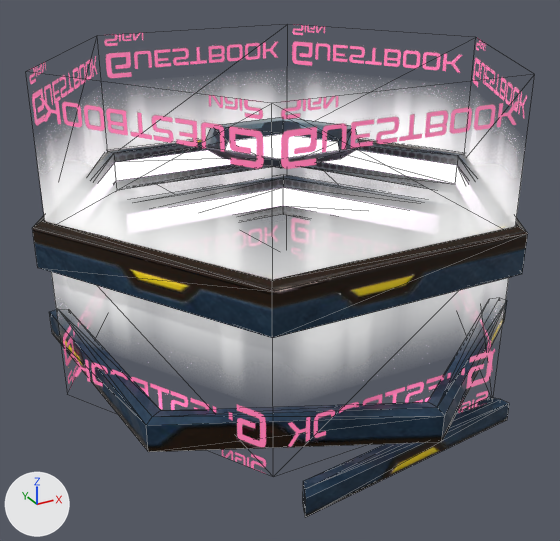
A saved change to the glTF model ABM_UnityProject/External/ABM_01_Museum/unity_assets/entity14568.gltf.
Before and after are seen from a 50 mm camera at (-10.37, -18.74, 5.5) aimed at (-0.48, -0.75, -3.49). Every picture has the same lights, and +X, +Y and +Z are marked at lower left. Mesh edges are drawn as thin lines. Where no turn or scale is listed for an object, it has been applied to the vertices. Vertices at the same position are counted once.

The first picture shows 'node_Museum_Hex_Propeler_01_Gear_0', 'node_Museum_Hex_Propeler_01_Gear_1', 'node_Museum_Hex_Propeler_01_Gear_2', 'node_Museum_Hex_Propeler_01_Gear_3', 'node_Museum_Hex_Propeler_01_a (3)', 'node_Museum_Hex_Propeler_Fade'.
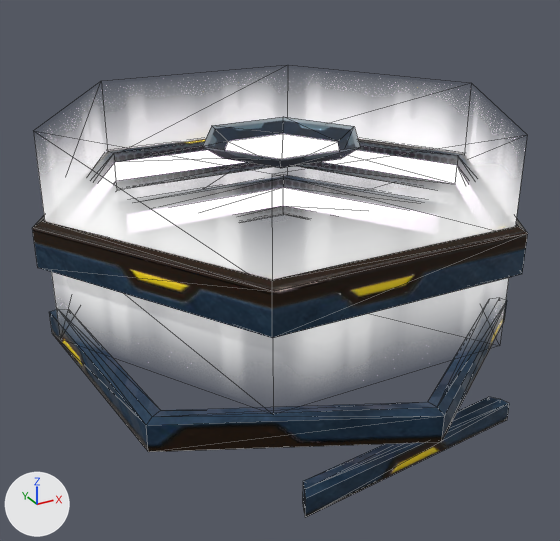
Patch to the scene script:
```diff
--- a/ABM_UnityProject/External/ABM_01_Museum/unity_assets/entity14568.gltf.py
+++ b/ABM_UnityProject/External/ABM_01_Museum/unity_assets/entity14568.gltf.py
@@ me_mesh_museum_hex_propeler_fade_10128museum_hex_propeler_fade @@
 # used by ob_node_museum_hex_propeler_fade; location = (0.0, 0.0, 2.45)
-me_mesh_museum_hex_propeler_fade_10128museum_hex_propeler_fade.from_pydata(...)  # 18 vertices, 24 faces; spans x -6.71..6.71, y -5.85..5.85, z -8.65..0.06
+me_mesh_museum_hex_propeler_fade_10128museum_hex_propeler_fade.from_pydata(...)  # 18 vertices, 24 faces; spans x -6.71..6.71, y -5.85..5.85, z -6.93..-1.32
+# me_mesh_museum_hex_propeler_fade_10128museum_hex_propeler_fade part 1
+# 12 vertices are removed from x -6.71..6.71, y -5.85..5.85, z -8.65..0.06
+# 24 faces are deleted
+# 6 new vertices lie (0.0, 0.0, 2.51) away from vertices in x -6.71..6.71, y -5.85..5.85, z -3.83
+# 6 new vertices lie (0.0, 0.0, -3.1) away from vertices in x -6.71..6.71, y -5.85..5.85, z -3.83
+# 24 new faces join them
 me_mesh_museum_hex_propeler_fade_10128museum_hex_propeler_fade.materials.append(mat_tileset_transparencies_01_mat)
```

What differs and where, as boxes (x1, y1, x2, y2) in the pictures (560 x 541 px):
'node_Museum_Hex_Propeler_Fade', reshaped
    before: (29, 24, 527, 474)
    after: (42, 93, 518, 360)
